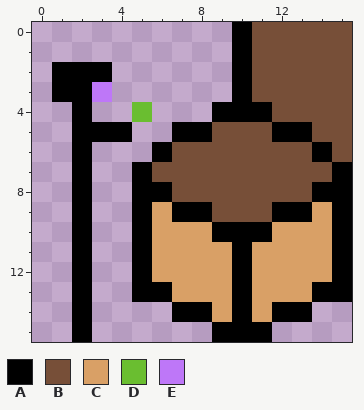
Pixel-art sprite -- src/main/resources/assets/athirdhand.png. The first picture shows the starting point.
Rulers count pixels.
Palette (. is transparent): A #000000  B #774f38  C #d9a066  D #6abe30  E #be77f8
Pixels before, first column x 1:
 0 .........ABBBBB
 1 .........ABBBBB
 2 AAA......ABBBBB
 3 AAE......ABBBBB
 4 .A..D...AAABBBB
 5 .AAA..AABBBAABB
 6 .A...ABBBBBBBAB
 7 .A..ABBBBBBBBBA
 8 .A..AABBBBBBBAA
 9 .A..ACAABBBAACA
10 .A..ACCCAAACCCA
11 .A..ACCCCACCCCA
12 .A..ACCCCACCCCA
13 .A..AACCCACCCAA
14 .A....AACACAA..
15 .A......AAA....
New version:
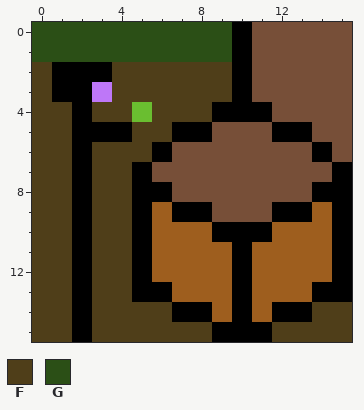
Colours new in this view: F #4f3e19  G #2b4f16
Commit: style: Upgrade icon - Add background for icon.
What changed:
file 160x160 -> 16x16 pixels (blocks of 10x10 -> 1x1; one block is one cell here)
colour C: #d9a066 -> #9e5e1e
Changed rows in their new state; - is a pixel that keeps its letter.
first column x 0:
 0 GGGGGGGGGG------
 1 GGGGGGGGGG------
 2 F---FFFFFF------
 3 F---FFFFFF------
 4 FF-FF-FFF-------
 5 FF---FF---------
 6 FF-FFF----------
 7 FF-FF-----------
 8 FF-FF-----------
 9 FF-FF-----------
10 FF-FF-----------
11 FF-FF-----------
12 FF-FF-----------
13 FF-FF-----------
14 FF-FFFF-------FF
15 FF-FFFFFF---FFFF
